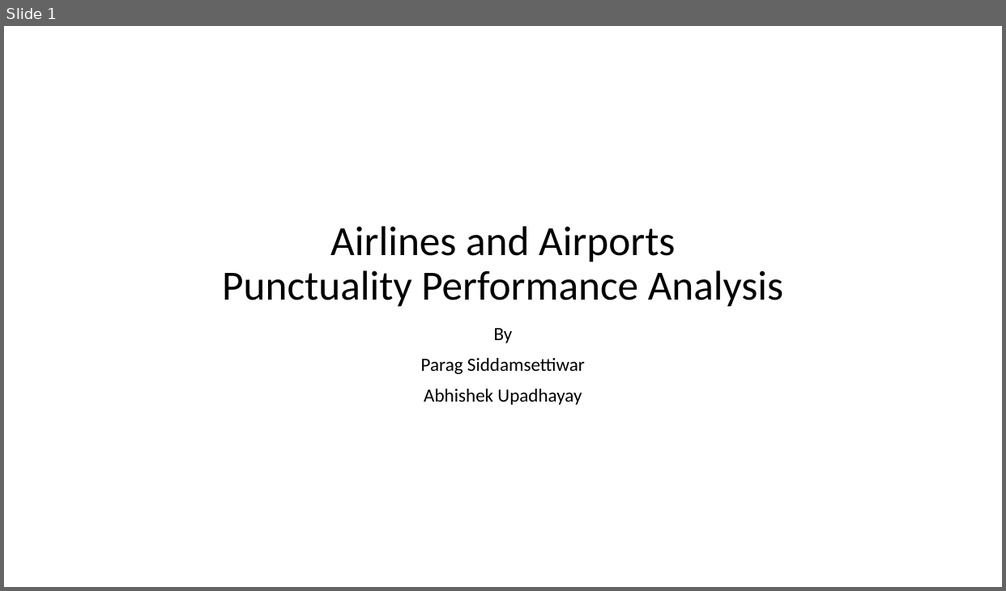
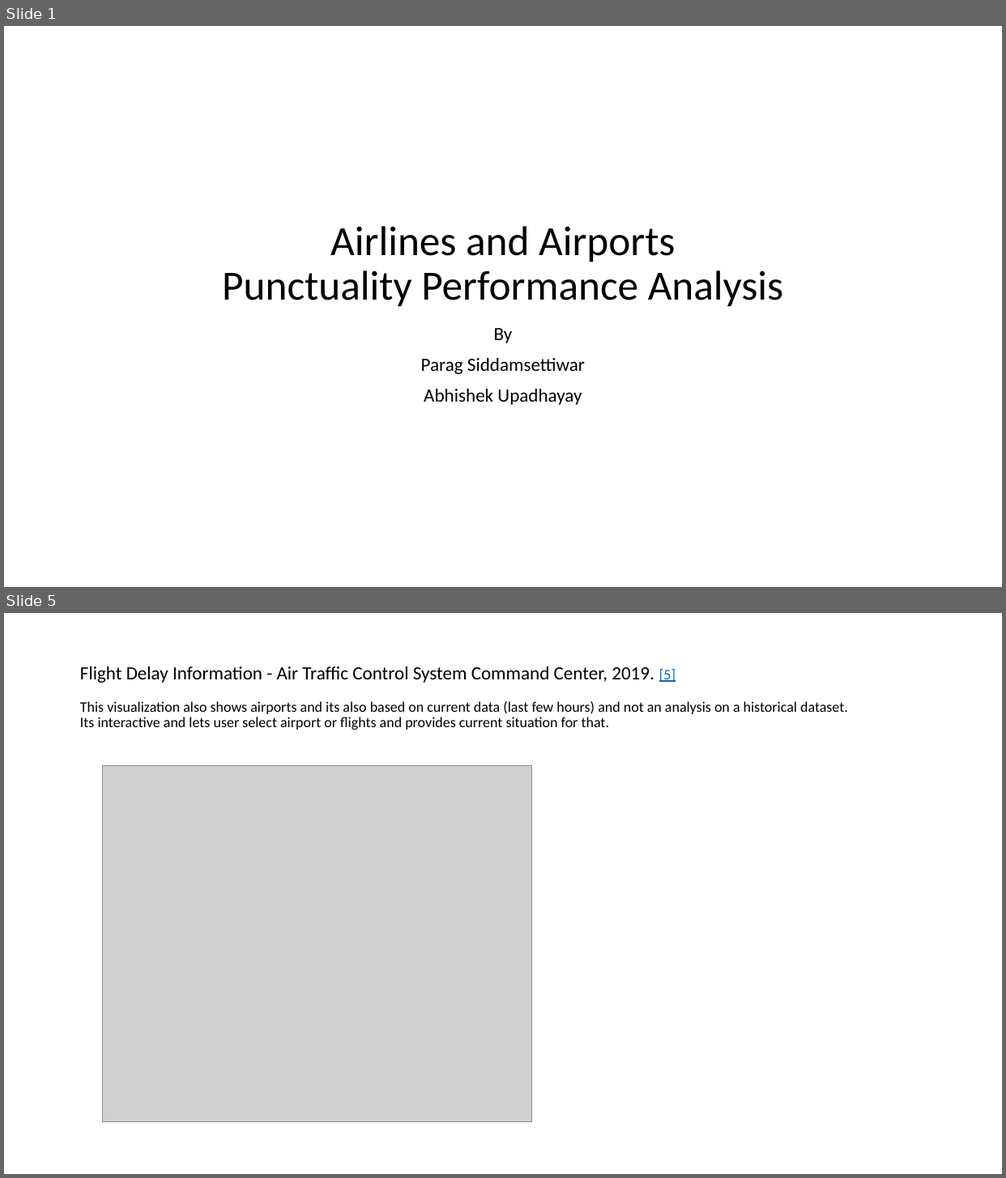
Before and after one commit to psiddam/awsSummer19Project, a slide deck: branch1/ProjectPresentation.pptx. Shown one above the other, each under a label of ours: slide 1 before the commit, slides 1 and 5 after it; the slides between them are not shown. The pictures are 1006x591 and 1006x1178 pixels, drawn with LibreOffice and Linux fonts; fonts in the diff are those of the drawing; grey boxes stand for pictures. Boxes give left, top, right and bottom in pixels: in the first picture for what was removed or moved away, otherwise in the second. Text is boxed around its words. In the diff, an @@ line names an element or a change of style, - is before the commit and + after.

```diff
--- a/branch1/ProjectPresentation.pptx
+++ b/branch1/ProjectPresentation.pptx
@@ slide 5 added at [4, 613, 1002, 1174], background #FFFFFF @@
@@ title added at [80, 666, 848, 730], 14 pt, text #000000 @@
+Flight Delay Information - Air Traffic Control System Command Center, 2019. [5]
+This visualization also shows airports and its also based on current data (last few hours) and not an analysis on a historical dataset.
+Its interactive and lets user select airport or flights and provides current situation for that.
@@ picture added at [102, 766, 532, 1122] @@
```
Also in this commit, not shown: 4 slides changed, 1 other slide added, 1 other file.
